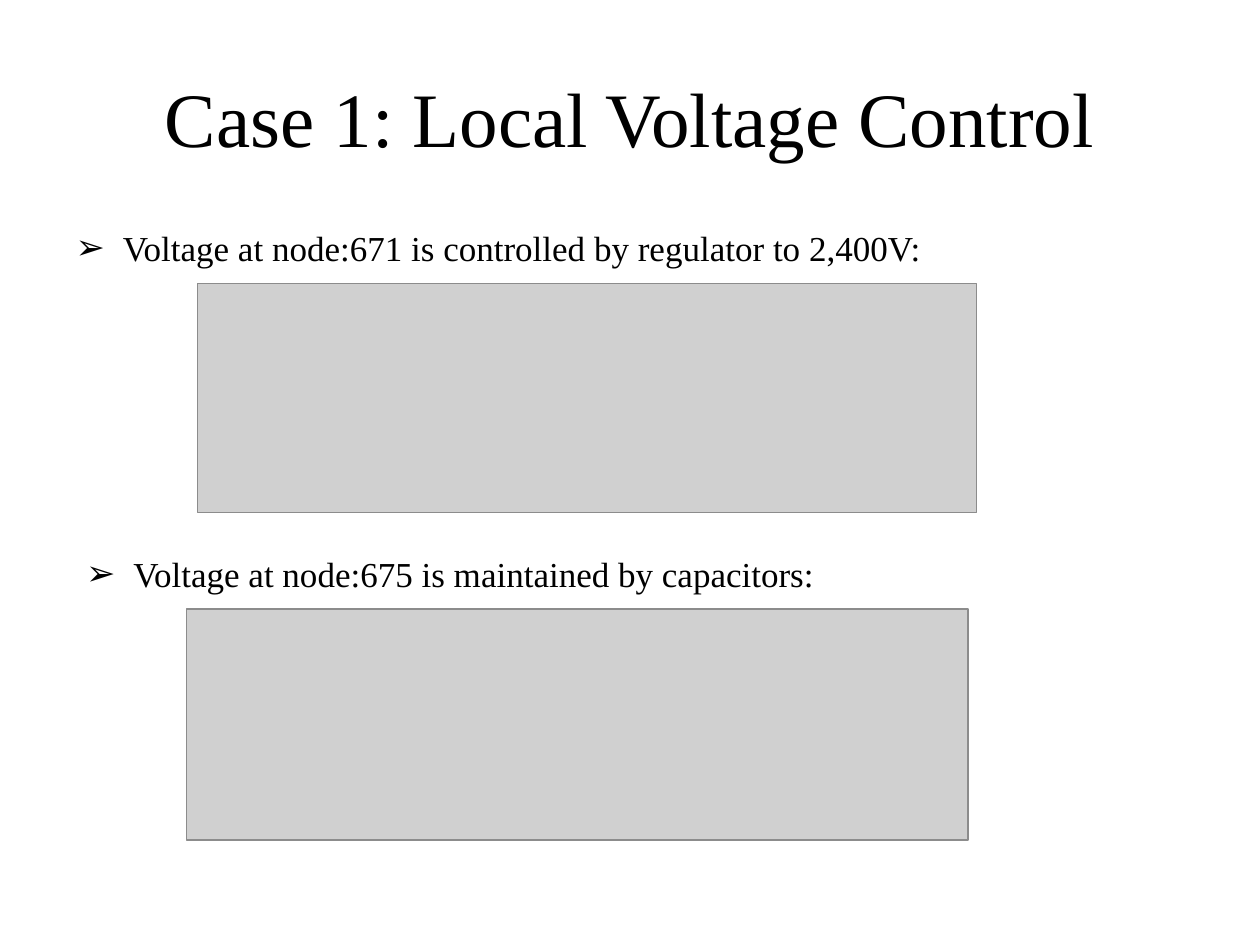
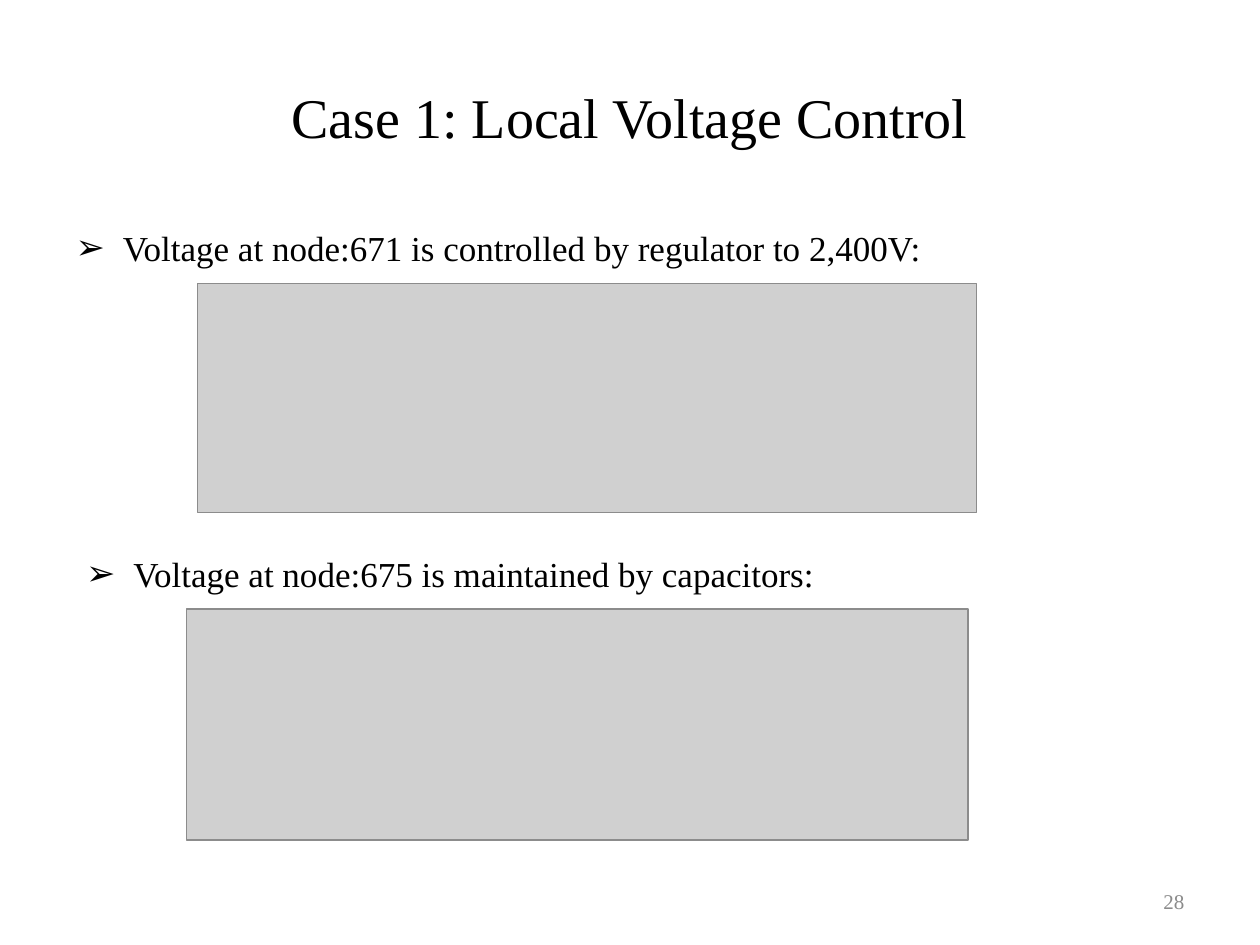
Before and after one commit to gridlab-d/course, a slide deck: slide 28 of University of Washington Class/Module 6 - Volt-VAR Optimization.pptx (slide 27 before the commit). Drawn at 1260x945 pixels with LibreOffice and Linux fonts; fonts in the diff are those of the drawing; grey boxes stand for pictures. Boxes give left, top, right and bottom in pixels: in the first picture for what was removed or moved away, otherwise in the second. Text is boxed around its words. In the diff, an @@ line names an element or a change of style, - is before the commit and + after.

```diff
--- a/University of Washington Class/Module 6 - Volt-VAR Optimization.pptx
+++ b/University of Washington Class/Module 6 - Volt-VAR Optimization.pptx
@@ title "Case 1: Local Voltage Control" at (x1=292, y1=99, x2=967, y2=149): size 44 to 32 pt @@
@@ page number added at (x1=1163, y1=895, x2=1184, y2=909), 12 pt, text #8C8C8C @@
+28
```
Also in this commit, not shown: 29 other slides changed, 1 slide added, 7 other files.
